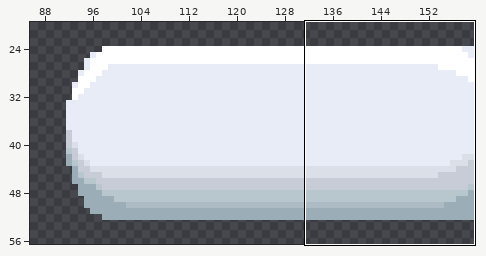
One commit to this pixel-art file: resources/art/menu/tiktak_fly_by.aseprite. Above, an overview of the earlier version with the close-up marked.
Close-up. Before the commit:
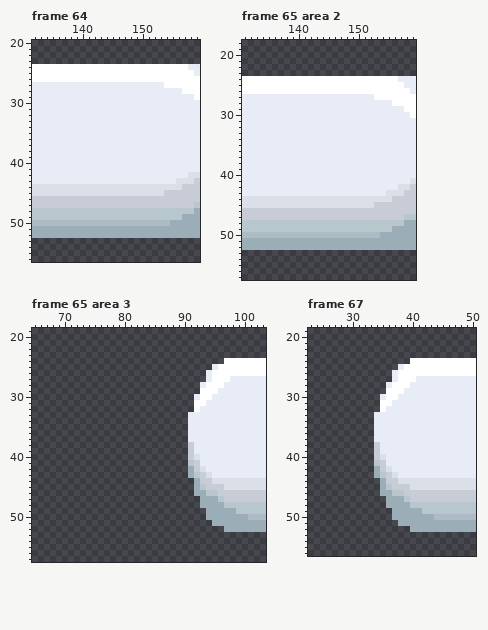
160x90 pixels, 69 frames. Shown: frame 64: x 132..159, y 20..56; frame 65 area 2: x 131..159, y 18..57; frame 65 area 3: x 65..103, y 19..57; frame 67: x 23..50, y 19..56. The wide view leaves out empty margins. The commit also changed other frames or places, which this record leaves out.
After:
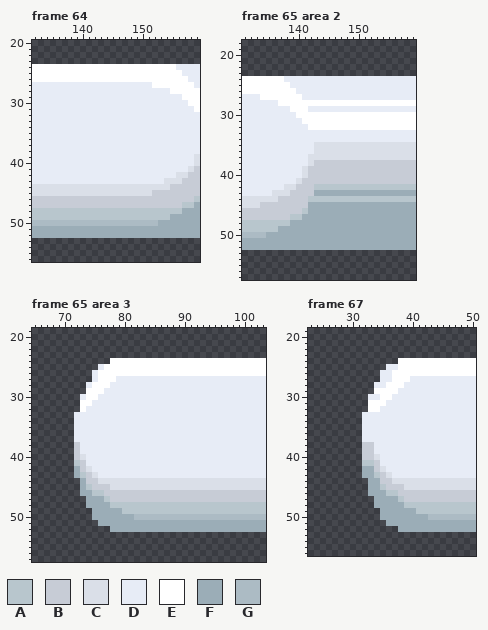
Palette (. is transparent): A #b8c6cd  B #c7ccd6  C #dadfe8  D #e7ecf6  E #ffffff  F #9badb7  G #acbbc4
The exact change:
Frame 64:
y 24: x 156..157 EE -> DD
y 25: x 157..158 EE -> DD
y 26: x 158..159 EE -> DD
y 27: x 152..153 DD -> EE; x 159 E -> D
y 28: x 155..156 DD -> EE
y 29: x 157..158 DD -> EE
y 30: x 158..159 DD -> EE
y 31: x 159 D -> E
y 39..40: x 159 D -> C
y 41: x 158..159 DD -> CB
y 42: x 156..159 DDCC -> CCBB
y 43: x 154..155 DD -> CC; x 157..158 CC -> BB
y 44: x 155..156 CC -> BB
y 45: x 152..153 CC -> BB
y 46: x 159 B -> A
y 47: x 157..159 BBA -> AAF
y 48: x 157..158 AA -> FF
y 49: x 155..156 AA -> FF
y 50: x 153..154 GG -> FF
Frame 65 area 2:
y 24: x 138..156 EEEEEEEEEEEEEEEEEEE -> DDDDDDDDDDDDDDDDDDD
y 25: x 139..157 EEEEEEEEEEEEEEEEEEE -> DDDDDDDDDDDDDDDDDDD
y 26: x 140..158 EEEEEEEEEEEEEEEEEEE -> DDDDDDDDDDDDDDDDDDD
y 27: x 134..140 DDDDDDD -> EEEEEEE; x 153..159 EEEEEEE -> DDDDDDD
y 28: x 137..155 DDDDDDDDDDDDDDDDDDD -> EEEEEEEEEEEEEEEEEEE
y 29: x 139..141 DDD -> EEE; x 158..159 EE -> DD
y 30: x 140..158 DDDDDDDDDDDDDDDDDDD -> EEEEEEEEEEEEEEEEEEE
y 31: x 141..159 DDDDDDDDDDDDDDDDDDD -> EEEEEEEEEEEEEEEEEEE
y 32: x 142..159 DDDDDDDDDDDDDDDDDD -> EEEEEEEEEEEEEEEEEE
y 35..36: x 143..159 DDDDDDDDDDDDDDDDD -> CCCCCCCCCCCCCCCCC
y 37: x 142..159 DDDDDDDDDDDDDDDDDD -> CCCCCCCCCCCCCCCCCC
y 38: x 142..159 DDDDDDDDDDDDDDDDDD -> CBBBBBBBBBBBBBBBBB
y 39..40: x 141..159 DDDDDDDDDDDDDDDDDDD -> CBBBBBBBBBBBBBBBBBB
y 41: x 140..159 DDDDDDDDDDDDDDDDDDDC -> CBBBBBBBBBBBBBBBBBBB
y 42: x 138..159 DDDDDDDDDDDDDDDDDDDCCB -> CCBBBAAAAAAAAAAAAAAAAA
y 43: x 136..159 DDDDDDDDDDDDDDDDDDDCCCBB -> CCCBBBBFFFFFFFFFFFFFFFFF
y 44: x 137..159 CCCCCCCCCCCCCCCCCCCBBBB -> BBBBBAAAAAAAAAAAAAAAAAA
y 45: x 134..159 CCCCCCCCCCCCCCCCCCCBBBBBBB -> BBBBBBBBFFFFFFFFFFFFFFFFFF
y 46: x 141..159 BBBBBBBBBBBBBBBBBBB -> AFFFFFFFFFFFFFFFFFF
y 47: x 139..159 BBBBBBBBBBBBBBBBBBBAA -> AAFFFFFFFFFFFFFFFFFFF
y 48: x 139..157 AAAAAAAAAAAAAAAAAAA -> FFFFFFFFFFFFFFFFFFF
y 49: x 137..155 AAAAAAAAAAAAAAAAAAA -> FFFFFFFFFFFFFFFFFFF
y 50: x 135..153 GGGGGGGGGGGGGGGGGGG -> FFFFFFFFFFFFFFFFFFF
Frame 65 area 3:
y 24: x 78..96 ................... -> EEEEEEEEEEEEEEEEEEE
y 25: x 76..95 ...................D -> DEEEEEEEEEEEEEEEEEEE
y 26: x 75..94 ...................D -> DEEEEEEEEEEEEEEEEEEE
y 27: x 75..93 ................... -> DEEEDDDDDDDDDDDDDDD; x 95..97 EEE -> DDD
y 28: x 74..92 ................... -> DEEEDDDDDDDDDDDDDDD; x 94..96 EEE -> DDD
y 29: x 74..95 ...................EEE -> EEEDDDDDDDDDDDDDDDDDDD
y 30: x 73..91 ................... -> DEEDDDDDDDDDDDDDDDD; x 93..94 EE -> DD
y 31: x 73..93 ...................EE -> EEDDDDDDDDDDDDDDDDDDD
y 32: x 73..92 ...................E -> EDDDDDDDDDDDDDDDDDDD
y 33..37: x 72..90 ................... -> DDDDDDDDDDDDDDDDDDD
y 38..39: x 72..91 ...................B -> BDDDDDDDDDDDDDDDDDDD
y 40: x 72..92 ...................BC -> BCDDDDDDDDDDDDDDDDDDD
y 41: x 72..92 ...................AB -> ABDDDDDDDDDDDDDDDDDDD
y 42: x 72..93 ...................FBC -> FBCDDDDDDDDDDDDDDDDDDD
y 43: x 72..94 ...................FABC -> FABCDDDDDDDDDDDDDDDDDDD
y 44: x 73..94 ...................FBB -> FBBCCCCCCCCCCCCCCCCCCC
y 45: x 73..96 ...................FABBB -> FABBBCCCCCCCCCCCCCCCCCCC
y 46: x 73..95 ...................FFAA -> FFAABBBBBBBBBBBBBBBBBBB
y 47: x 74..96 ...................FFFA -> FFFABBBBBBBBBBBBBBBBBBB
y 48: x 74..96 ...................FFFF -> FFFFAAAAAAAAAAAAAAAAAAA
y 49: x 75..98 ...................FFFFF -> FFFFFAAAAAAAAAAAAAAAAAAA
y 50: x 75..100 ...................FFFFFFF -> FFFFFFFGGGGGGGGGGGGGGGGGGG
y 51: x 76..94 ................... -> FFFFFFFFFFFFFFFFFFF
y 52: x 78..96 ................... -> FFFFFFFFFFFFFFFFFFF
Frame 67:
y 24: x 38..39 .. -> EE
y 25: x 36..38 ..D -> DDE
y 26: x 35..37 ..D -> DDE
y 27: x 35..37 ..D -> DDE; x 40 E -> D
y 28: x 34..36 ..D -> DDE; x 39 E -> D
y 29: x 34..35 .. -> EE; x 38 E -> D
y 30: x 33..35 ..D -> DDE; x 37 E -> D
y 31: x 33..34 .. -> EE; x 36 E -> D
y 32: x 33..35 ..E -> EED
y 33..37: x 32..33 .. -> DD
y 38..39: x 32..34 ..B -> BBD
y 40: x 32..35 ..BC -> BBCD
y 41: x 32..35 ..AB -> AABD
y 42: x 32..36 ..FBC -> FFBCD
y 43: x 32..37 ..FABC -> FFABCD
y 44: x 33..35 ..F -> FFB; x 37 B -> C
y 45: x 33..36 ..FA -> FFAB; x 39 B -> C
y 46: x 33..34 .. -> FF; x 36 F -> A; x 38 A -> B
y 47: x 34..35 .. -> FF; x 38..39 FA -> AB
y 48: x 34..35 .. -> FF; x 39 F -> A
y 49: x 35..36 .. -> FF; x 41 F -> A
y 50: x 35..36 .. -> FF; x 43 F -> G
y 51: x 36..37 .. -> FF
y 52: x 38..39 .. -> FF
